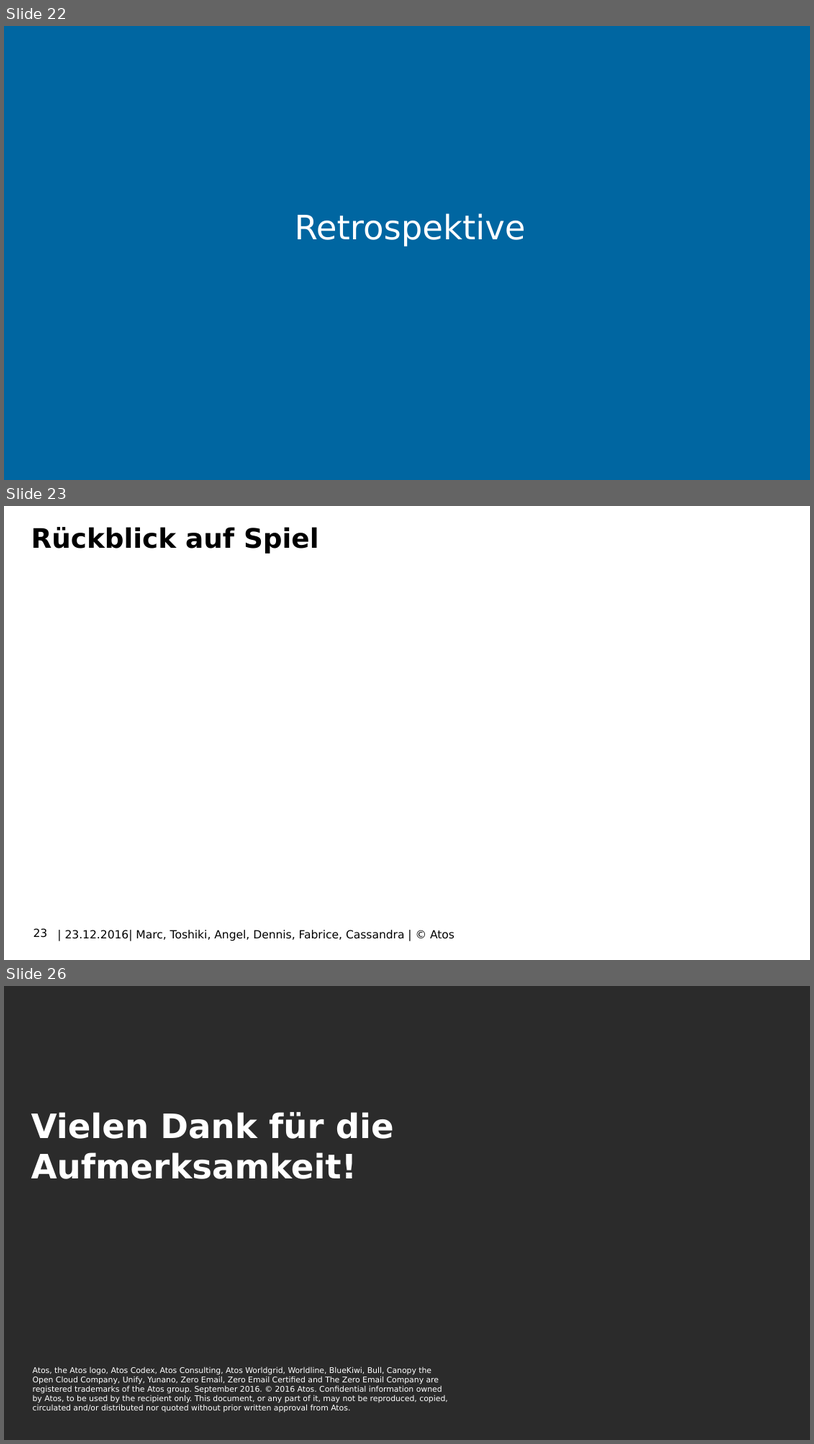
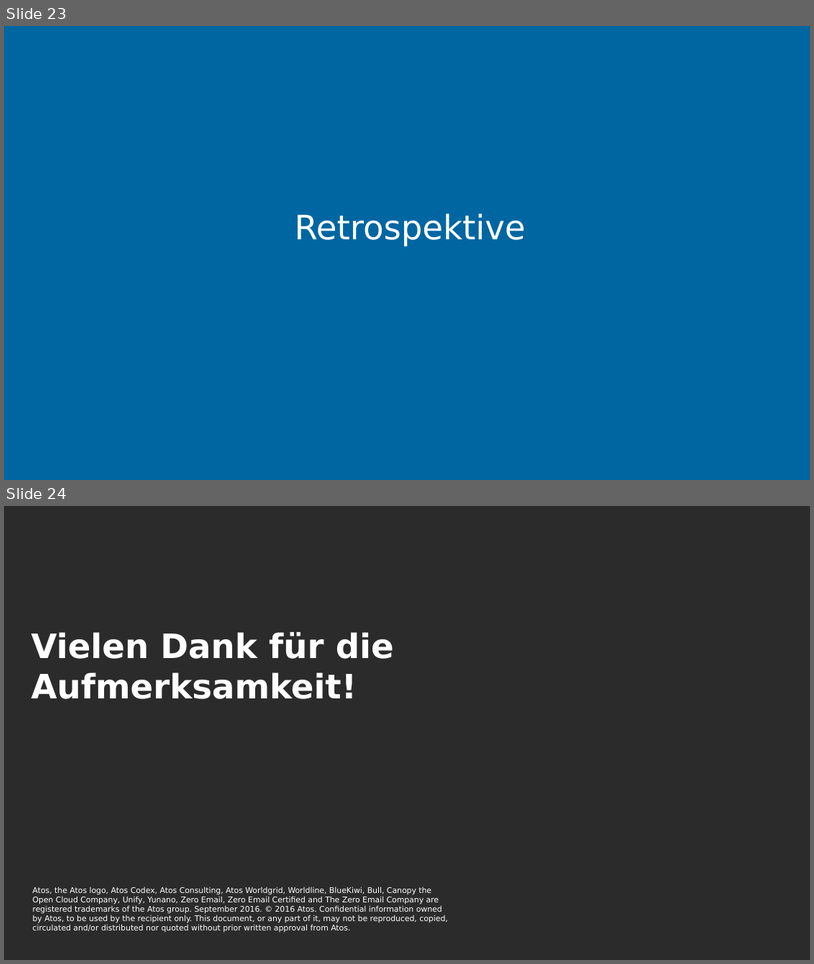
Before and after one commit to FabriceBosshard/SpaceInvaders, a slide deck: SpaceInvaders/Documents/SpaceInvaders.pptx. Shown one above the other, each under a label of ours: slides 22, 23 and 26 before the commit, slides 23 and 24 after it; the slides between them are not shown. The pictures are 814x1444 and 814x964 pixels, drawn with LibreOffice and Linux fonts; fonts in the diff are those of the drawing; background and template pictures are left out; a plain dark background stands for a picture behind light text. Boxes give left, top, right and bottom in pixels: in the first picture for what was removed or moved away, otherwise in the second. Text is boxed around its words. In the diff, an @@ line names an element or a change of style, - is before the commit and + after.

```diff
--- a/SpaceInvaders/Documents/SpaceInvaders.pptx
+++ b/SpaceInvaders/Documents/SpaceInvaders.pptx
@@ slide 23 removed at <box>4,506,810,960</box>, background picture (left out) @@
@@ title removed at <box>31,527,319,553</box> @@
-Rückblick auf Spiel
@@ page number removed at <box>34,928,48,937</box> @@
-23
@@ text removed at <box>65,929,455,941</box> @@
-| 23.12.2016| Marc, Toshiki, Angel, Dennis, Fabrice, Cassandra | © Atos
@@ what was slide 22 is now slide 23 @@
@@ what was slide 26 is now slide 24 @@
```
Also in this commit, not shown: 1 slide changed, 1 slide added, 2 other slides removed.
